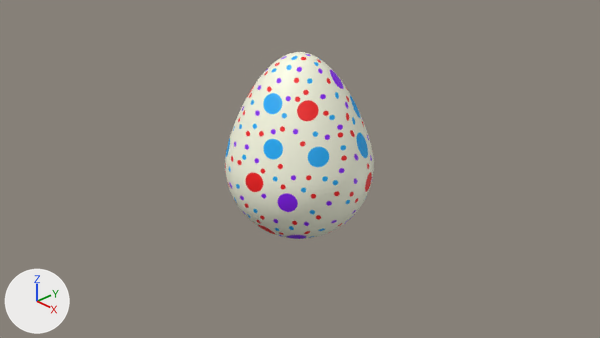
The Blender file Blender/eggs/Egg.blend as it was, and as the next commit left it.
The view is the same before and after, from the file's camera 'Camera'. The lights are fixed; the arrows at lower left show +X, +Y and +Z.

The older version as bpy lines, for what is in view:
```python
mat_material_002 = principled_material('Material.002')
mat_material_002.texture = img_egg_kleur_png_001
me_sphere = bpy.data.meshes.new('Sphere')
me_sphere.from_pydata(...)  # 4902 vertices, 5000 faces; spans x -1.0..1.0, y -1.0..1.0, z -1.0..1.57
me_sphere.materials.append(mat_material_002)  # picture img_egg_kleur_png_001
ob_sphere = bpy.data.objects.new('Sphere', me_sphere)
ob_sphere.location = (0.0, 0.0, 0.0)
```
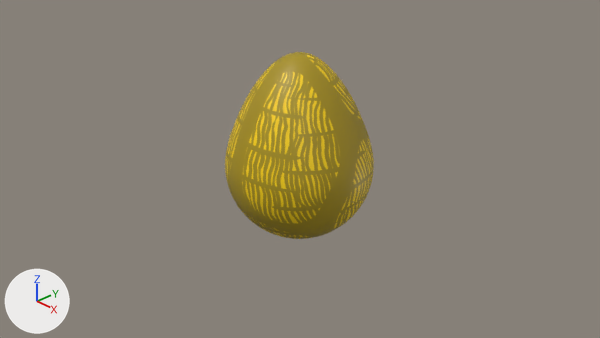
The change in detail:
Picture 'Egg_Gold.png' (img_egg_gold_png) is new.
Material 'Material.002' (mat_material_002) changes its picture from img_egg_kleur_png_001 to img_egg_gold_png.

Where the change shows, as pixel boxes (x1, y1, x2, y2) in the pictures (600 x 338 px):
'Sphere', surface changed (white to yellow)
    both: (225, 52, 374, 239)
